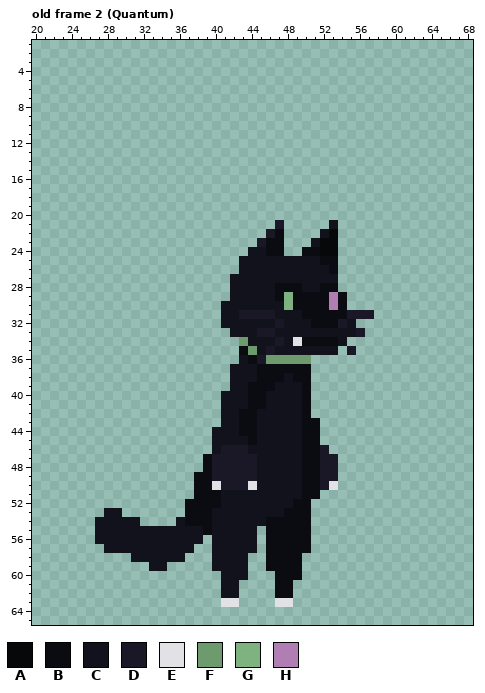
Pixel-art file -- UnityFiles/Assets/Art/Player.aseprite. Above: the version before the commit.
91x86 pixels, 2 frames. Shown: old frame 2 (Quantum): x 20..68, y 1..65. The commit also changed other frames, which this record leaves out.
Palette (. is transparent): A #06080a  B #0b0c12  C #12121d  D #1a1826  E #e1e1e6  F #6e9b6e  G #7eb27e  H #b07eb2
Pixels before, old frame 2 (Quantum) (only the part around the change), first column x 20:
15 ..........................................
16 ..........................................
17 ..........................................
18 ..........................................
19 ..........................................
20 ..........................................
21 ...........................D.....C........
22 ..........................DB....CA........
23 .........................DBB...CAA........
24 ........................CCBB..BBAA........
25 .......................CCCCCCCCCBB........
26 .......................CCCCCCCCCCB........
27 ......................CCCCCCCCCCCC........
28 ......................CCCCCBBBCCBB........
29 ......................CCCCCBGBBBBHB.......
30 .....................CCCCCCCGBBBBHB.......
31 .....................CCDDDDCCCBBBBBDDD....
32 .....................CCCCCCDCCCBBBDC......
33 ......................CCCDDCCCCCCCCCD.....
34 .......................FCCCDCEBBBBC.......
35 .......................BFCDCCCCCCC.D......
36 .......................CBDFFFFF...........
37 ......................CCCBBBBBB...........
38 ......................CCCBBBCBB...........
39 ......................CCBBBCCCB...........
40 .....................CCCBBCCCCB...........
41 .....................CCCBBCCCCB...........
42 .....................CCBBCCCCCB...........
43 .....................CCBBCCCCCBB..........
44 ....................CCCBBCCCCCBB..........
45 ....................CCCCBCCCCCBB..........
46 ....................CDDDCCCCCCBBD.........
47 ...................BDDDDDCCCCCBBDD........
48 ...................BDDDDDCCCCCBBDD........
49 ..................BBDDDDDCCCCCBBDD........
50 ..................BBEDDDECCCCCBBDE........
51 ..................BBBCCCCCCCCCBB..........
52 .................BBBBCCCCCCCCBB...........
53 ........CC.......BBBCCCCCCCCBBB...........
54 .......CCCCC....CBBBCCCCCCBBBBB...........
55 .......CCCCCCCCCCCCBCCCCC.BBBBB...........
56 .......CCCCCCCCCCCC.CCCCC.BBBBB...........
57 ........CCCCCCCCCC..CCCCC.BBBBB...........
58 ...........CCCCCC...CCCC..BBBB............
59 .............CC.....CCCC..BBBB............
60 .....................CCC...BBB............
61 .....................CC....BB.............
62 .....................CC....BB.............
63 .....................EE....EE.............
64 ..........................................
65 ..........................................
Once edited:
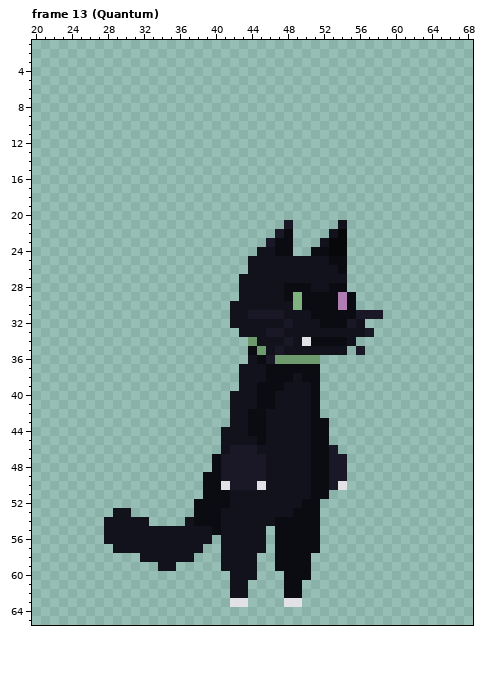
A new or re-ordered frame is compared with the old frame closest to it.
Commit message: Player walk Animation
What changed:
frames 2 -> 13
Changed rows in their new state; - is an unchanged pixel.
Frame 13 (Quantum) is new; against old frame 2 (Quantum), layer "Base":
first column x 27:
21 --------------------.D----.C----
22 -------------------.DB---.CA----
23 ------------------.D-B--.C-A----
24 -----------------.-C-B-.-B-A----
25 ----------------.--------C-B----
26 ----------------.---------CB----
27 ---------------.-----------C----
28 ---------------.----C--B-C-B----
29 ---------------.----CBG---BHB---
30 --------------.------CG---BHB---
31 --------------.-C---D--C----B--D
32 --------------.-----CD--C--BDC--
33 ---------------.--C-D--------CD-
34 ----------------.F--CDCE---BC---
35 ----------------.BFCD------C.D--
36 ----------------.CBD----F-------
37 ---------------.--C-----B-------
38 ---------------.--C--BC-B-------
39 ---------------.-C--B--CB-------
40 --------------.--C-B---CB-------
41 --------------.--C-B---CB-------
42 --------------.-C-B----CB-------
43 --------------.-C-B----C-B------
44 -------------.--C-B----C-B------
45 -------------.---CB----C-B------
46 -------------.C--D-----C-BD-----
47 ------------.B----D----C-B-D----
48 ------------.B----D----C-B-D----
49 -----------.-B----D----C-B-D----
50 -----------.-BE--DE----C-BDE----
51 -----------.--B--------C-B------
52 ----------.---B-------C-B-------
53 -.-C------.--B-------C--B-------
54 .----C---.C--B-----C----B-------
55 .-----------CB----C.----B-------
56 .-----------C.----C.----B-------
57 -.---------C-.----C.----B-------
58 ----.-----C--.---C-.---B--------
59 ------.-C----.---C-.---B--------
60 --------------.--C--.--B--------
61 --------------.-C---.-B---------
62 --------------.-C---.-B---------
63 --------------.-E---.-E---------
Changed places in both pictures, as pixel boxes (x1, y1, x2, y2):
changed: (95, 220, 383, 607)
